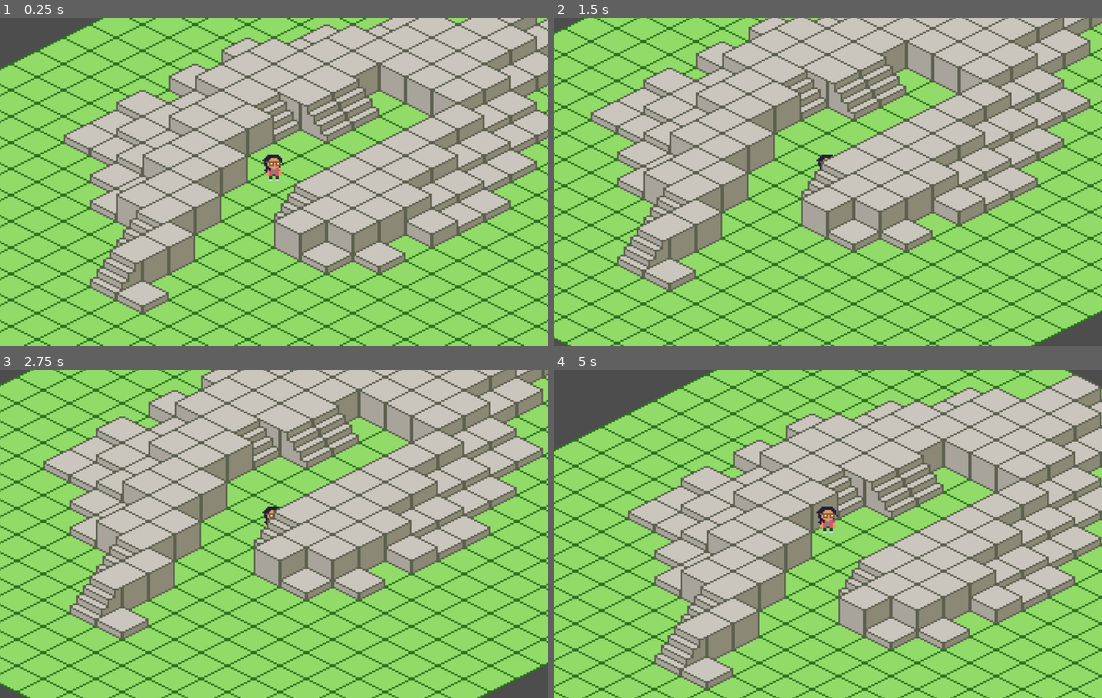
Above: before the commit, frames 1-4 (two rows, left to right).
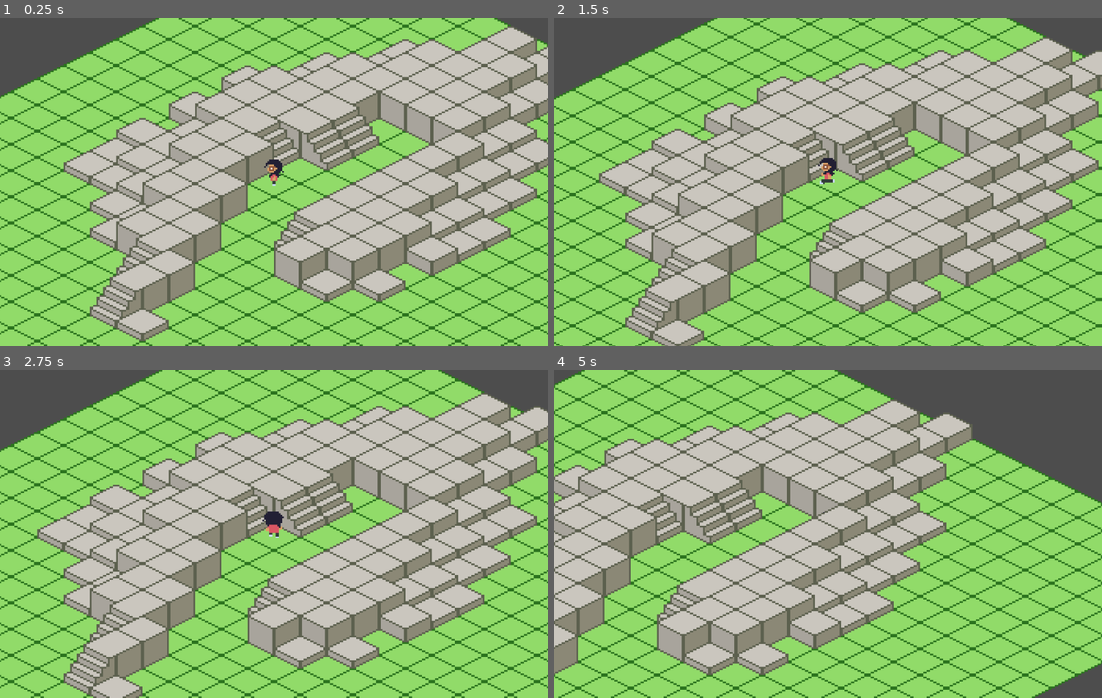
Above: after the commit, the same moments.

Repository: gaboma19/dustership
Game: Godot game, scene res://scenes/combat.tscn
The game is run twice, just before and just after one commit, with the same random seed, the same clock (stepped at 60 frames per second) and the same inputs.
Inputs:
- Up to frame 1 (0.25 s): no input
- Up to frame 2 (1.5 s): tap Enter at 0.5 s; hold D (move_right) 0.53-1.28 s; hold S (move_down) from 1.28 s (still down)
- Up to frame 3 (2.75 s): release S (move_down) at 2.03 s; hold D (move_right) from 2.03 s (still down)
- Up to frame 4 (5 s): release D (move_right) at 2.78 s; hold Up (move_up) 2.78-3.53 s; hold A (move_left) from 3.53 s (still down)

The runs differ from the first frame. In frame 1, 49% of the frame differs, in the area x 0-100%, y 0-100%; in frame 2, 67%; in frame 3, 67%; in frame 4, 70%.

Commit message:
animation tree

Diff:
--- a/project.godot
+++ b/project.godot
@@ -50,7 +50,7 @@
 "events": [Object(InputEventKey,"resource_local_to_scene":false,"resource_name":"","device":-1,"window_id":0,"alt_pressed":false,"shift_pressed":false,"ctrl_pressed":false,"meta_pressed":false,"pressed":false,"keycode":0,"physical_keycode":65,"key_label":0,"unicode":97,"echo":false,"script":null)
 , Object(InputEventKey,"resource_local_to_scene":false,"resource_name":"","device":-1,"window_id":0,"alt_pressed":false,"shift_pressed":false,"ctrl_pressed":false,"meta_pressed":false,"pressed":false,"keycode":0,"physical_keycode":4194319,"key_label":0,"unicode":0,"echo":false,"script":null)
 , Object(InputEventJoypadMotion,"resource_local_to_scene":false,"resource_name":"","device":-1,"axis":0,"axis_value":-1.0,"script":null)
-, Object(InputEventJoypadButton,"resource_local_to_scene":false,"resource_name":"","device":-1,"button_index":12,"pressure":0.0,"pressed":true,"script":null)
+, Object(InputEventJoypadButton,"resource_local_to_scene":false,"resource_name":"","device":-1,"button_index":13,"pressure":0.0,"pressed":false,"script":null)
 ]
 }
 move_right={
@@ -58,7 +58,7 @@
 "events": [Object(InputEventKey,"resource_local_to_scene":false,"resource_name":"","device":-1,"window_id":0,"alt_pressed":false,"shift_pressed":false,"ctrl_pressed":false,"meta_pressed":false,"pressed":false,"keycode":0,"physical_keycode":68,"key_label":0,"unicode":100,"echo":false,"script":null)
 , Object(InputEventKey,"resource_local_to_scene":false,"resource_name":"","device":-1,"window_id":0,"alt_pressed":false,"shift_pressed":false,"ctrl_pressed":false,"meta_pressed":false,"pressed":false,"keycode":0,"physical_keycode":4194321,"key_label":0,"unicode":0,"echo":false,"script":null)
 , Object(InputEventJoypadMotion,"resource_local_to_scene":false,"resource_name":"","device":-1,"axis":0,"axis_value":1.0,"script":null)
-, Object(InputEventJoypadButton,"resource_local_to_scene":false,"resource_name":"","device":-1,"button_index":12,"pressure":0.0,"pressed":true,"script":null)
+, Object(InputEventJoypadButton,"resource_local_to_scene":false,"resource_name":"","device":-1,"button_index":14,"pressure":0.0,"pressed":false,"script":null)
 ]
 }
 
--- a/scenes/combat.tscn
+++ b/scenes/combat.tscn
@@ -8,9 +8,10 @@
 texture_filter = 1
 
 [node name="rodent_blocks" parent="." instance=ExtResource("3_qdqo6")]
-position = Vector2(8, -16)
+position = Vector2(0, -16)
 layer_0/tile_data = PackedInt32Array(2, 65536, 1, 65538, 65536, 1, 131074, 65536, 1, 196610, 65536, 1, 262146, 65536, 1 …(8687 unchanged characters)…
+layer_1/y_sort_origin = 5
 layer_1/tile_data = PackedInt32Array(-196602, 65536, 3, -65530, 65536, 3, 65542, 65536, 3, 131078, 0, 4, 196614, 0, 4,  …(1421 unchanged characters)…
 
 [node name="Player" parent="." instance=ExtResource("2_4dec4")]
-position = Vector2(184, 88)
+position = Vector2(176, 71)
--- a/scenes/player.tscn
+++ b/scenes/player.tscn
@@ -530,6 +530,75 @@
 "walk up": SubResource("Animation_68qcu")
 }
 
+[sub_resource type="AnimationNodeAnimation" id="AnimationNodeAnimation_hosbi"]
+animation = &"idle down"
+
+[sub_resource type="AnimationNodeAnimation" id="AnimationNodeAnimation_i6jb4"]
+animation = &"idle up"
+
+[sub_resource type="AnimationNodeAnimation" id="AnimationNodeAnimation_l6hr3"]
+animation = &"idle left"
+
+[sub_resource type="AnimationNodeAnimation" id="AnimationNodeAnimation_mcd2w"]
+animation = &"idle right"
+
+[sub_resource type="AnimationNodeBlendSpace2D" id="AnimationNodeBlendSpace2D_0y31l"]
+blend_point_0/node = SubResource("AnimationNodeAnimation_hosbi")
+blend_point_0/pos = Vector2(0, 1.1)
+blend_point_1/node = SubResource("AnimationNodeAnimation_i6jb4")
+blend_point_1/pos = Vector2(0, -1.1)
+blend_point_2/node = SubResource("AnimationNodeAnimation_l6hr3")
+blend_point_2/pos = Vector2(-1, 0)
+blend_point_3/node = SubResource("AnimationNodeAnimation_mcd2w")
+blend_point_3/pos = Vector2(1, 0)
+min_space = Vector2(-1, -1.1)
+max_space = Vector2(1, 1.1)
+blend_mode = 1
+
+[sub_resource type="AnimationNodeAnimation" id="AnimationNodeAnimation_bo8fj"]
+animation = &"walk down"
+
+[sub_resource type="AnimationNodeAnimation" id="AnimationNodeAnimation_i31ed"]
+animation = &"walk up"
+
+[sub_resource type="AnimationNodeAnimation" id="AnimationNodeAnimation_xeqa3"]
+animation = &"walk left"
+
+[sub_resource type="AnimationNodeAnimation" id="AnimationNodeAnimation_i1tb6"]
+animation = &"walk right"
+
+[sub_resource type="AnimationNodeBlendSpace2D" id="AnimationNodeBlendSpace2D_m0gv6"]
+blend_point_0/node = SubResource("AnimationNodeAnimation_bo8fj")
+blend_point_0/pos = Vector2(0, 1.1)
+blend_point_1/node = SubResource("AnimationNodeAnimation_i31ed")
+blend_point_1/pos = Vector2(0, -1.1)
+blend_point_2/node = SubResource("AnimationNodeAnimation_xeqa3")
+blend_point_2/pos = Vector2(-1, 0)
+blend_point_3/node = SubResource("AnimationNodeAnimation_i1tb6")
+blend_point_3/pos = Vector2(1, 0)
+min_space = Vector2(-1, -1.1)
+max_space = Vector2(1, 1.1)
+blend_mode = 1
+
+[sub_resource type="AnimationNodeStateMachineTransition" id="AnimationNodeStateMachineTransition_7hed3"]
+advance_mode = 2
+
+[sub_resource type="AnimationNodeStateMachineTransition" id="AnimationNodeStateMachineTransition_77yd1"]
+advance_mode = 2
+advance_condition = &"is_moving"
+
+[sub_resource type="AnimationNodeStateMachineTransition" id="AnimationNodeStateMachineTransition_2mxql"]
+advance_mode = 2
+advance_condition = &"is_idle"
+
+[sub_resource type="AnimationNodeStateMachine" id="AnimationNodeStateMachine_dps2l"]
+states/Idle/node = SubResource("AnimationNodeBlendSpace2D_0y31l")
+states/Idle/position = Vector2(379, 100)
+states/Walk/node = SubResource("AnimationNodeBlendSpace2D_m0gv6")
+states/Walk/position = Vector2(599, 100)
+transitions = ["Start", "Idle", SubResource("AnimationNodeStateMachineTransition_7hed3"), "Idle", "Walk", SubResource("AnimationNodeStateMachineTransition_77yd1"), "Walk", "Idle", SubResource("AnimationNodeStateMachineTransition_2mxql")]
+graph_offset = Vector2(-65, -50)
+
 [node name="Player" type="CharacterBody2D"]
 script = ExtResource("1_1rubt")
 
@@ -540,10 +609,9 @@
 [node name="Sprite2D" type="Sprite2D" parent="."]
 texture_filter = 1
 texture = ExtResource("2_7oby8")
-offset = Vector2(0, -8)
+offset = Vector2(0, -6)
 hframes = 6
 vframes = 5
-frame = 23
 metadata/_aseprite_wizard_config_ = {
 "i_mode": -1,
 "keep_anim_length": false,
@@ -565,3 +633,14 @@
 
 [node name="Camera2D" type="Camera2D" parent="."]
 zoom = Vector2(3, 3)
+
+[node name="AnimationTree" type="AnimationTree" parent="."]
+libraries = {
+"": SubResource("AnimationLibrary_vs3ls")
+}
+tree_root = SubResource("AnimationNodeStateMachine_dps2l")
+anim_player = NodePath("../AnimationPlayer")
+parameters/conditions/is_idle = false
+parameters/conditions/is_moving = false
+parameters/Idle/blend_position = Vector2(0, 0)
+parameters/Walk/blend_position = Vector2(0, 0)
--- a/scripts/player.gd
+++ b/scripts/player.gd
@@ -2,39 +2,60 @@
 
 var direction = Vector2()
 
-const TOP = Vector2(0, -1)
-const RIGHT = Vector2(1, 0)
-const DOWN = Vector2(0, 1)
-const LEFT = Vector2(-1, 0)
+#const TOP = Vector2(0, -1)
+#const RIGHT = Vector2(1, 0)
+#const DOWN = Vector2(0, 1)
+#const LEFT = Vector2(-1, 0)
 
-var speed = 0
-const MAX_SPEED = 2000
+const MOTION_SPEED = 30
 const FRICTION_FACTOR = 0.89
+
+@onready var animation_tree : AnimationTree = $AnimationTree
+
+func _ready():
+	animation_tree.active = true
+
+func _process(_delta):
+	update_animation_parameters()
+
+func update_animation_parameters():
+	if (velocity == Vector2.ZERO):
+		animation_tree["parameters/conditions/is_idle"] = true
+		animation_tree["parameters/conditions/is_moving"] = false
+	else:
+		animation_tree["parameters/conditions/is_idle"] = false
+		animation_tree["parameters/conditions/is_moving"] = true
+
+	if (direction != Vector2.ZERO):
+		animation_tree["parameters/Idle/blend_position"] = direction
+		animation_tree["parameters/Walk/blend_position"] = direction
 
 func cartesian_to_isometric(cartesian):
 	return Vector2(cartesian.x - cartesian.y, (cartesian.x + cartesian.y) / 2)
 
 func _physics_process(delta):
-	# this can be simplified by grouping them in input map settings
-	var is_moving = Input.is_action_pressed("move_up") or Input.is_action_pressed("move_right") or Input.is_action_pressed("move_down") or Input.is_action_pressed("move_left")
+	## this can be simplified by grouping them in input map settings
+	#var is_moving = Input.is_action_pressed("move_up") or Input.is_action_pressed("move_right") or Input.is_action_pressed("move_down") or Input.is_action_pressed("move_left")
+	#
+	#if is_moving:
+		#speed = MAX_SPEED
+		#
+		#if Input.is_action_pressed("move_up"):
+			#direction = TOP
+		#elif Input.is_action_pressed("move_right"):
+			#direction = RIGHT
+		#elif Input.is_action_pressed("move_down"):
+			#direction = DOWN
+		#elif Input.is_action_pressed("move_left"):
+			#direction = LEFT
+		#pass
+	#else:
+		#speed = 0
 
-	if is_moving:
-		speed = MAX_SPEED
+	direction = Input.get_vector("move_down", "move_left", "move_right", "move_up")
+	direction.y /= 2
 
-		if Input.is_action_pressed("move_up"):
-			direction = TOP
-		elif Input.is_action_pressed("move_right"):
-			direction = RIGHT
-		elif Input.is_action_pressed("move_down"):
-			direction = DOWN
-		elif Input.is_action_pressed("move_left"):
-			direction = LEFT
-		pass
-	else:
-		speed = 0
-
-	velocity = speed * direction * delta
+	velocity += direction.normalized() * MOTION_SPEED
 	velocity *= FRICTION_FACTOR
-	velocity = cartesian_to_isometric(velocity)
 
 	move_and_slide()
Not shown: 1 places in scenes/player.tscn that only renumber resources
